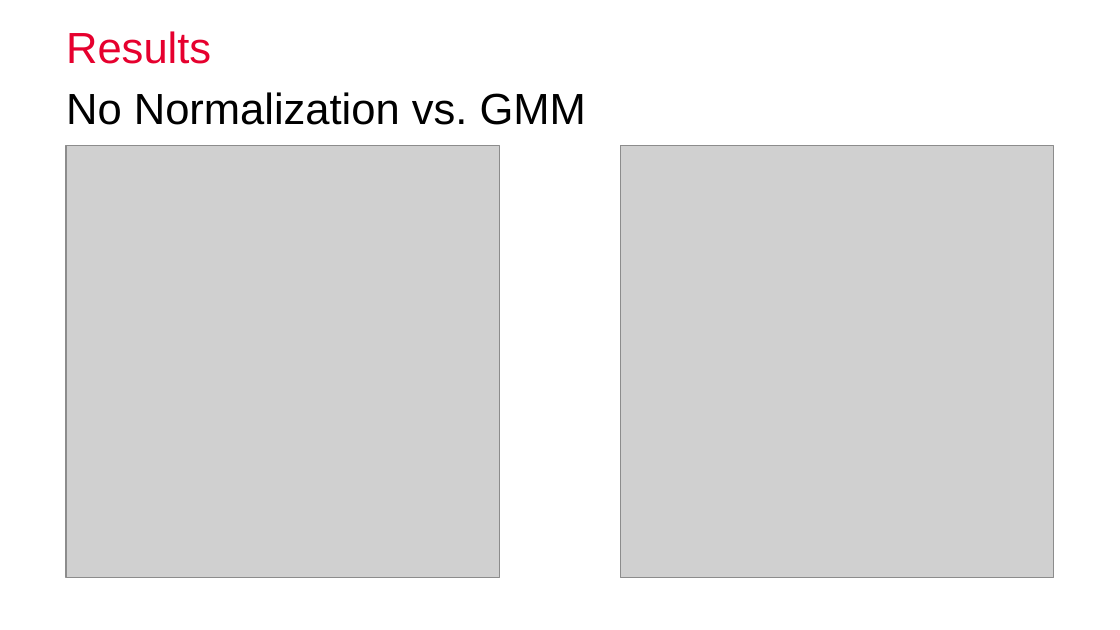
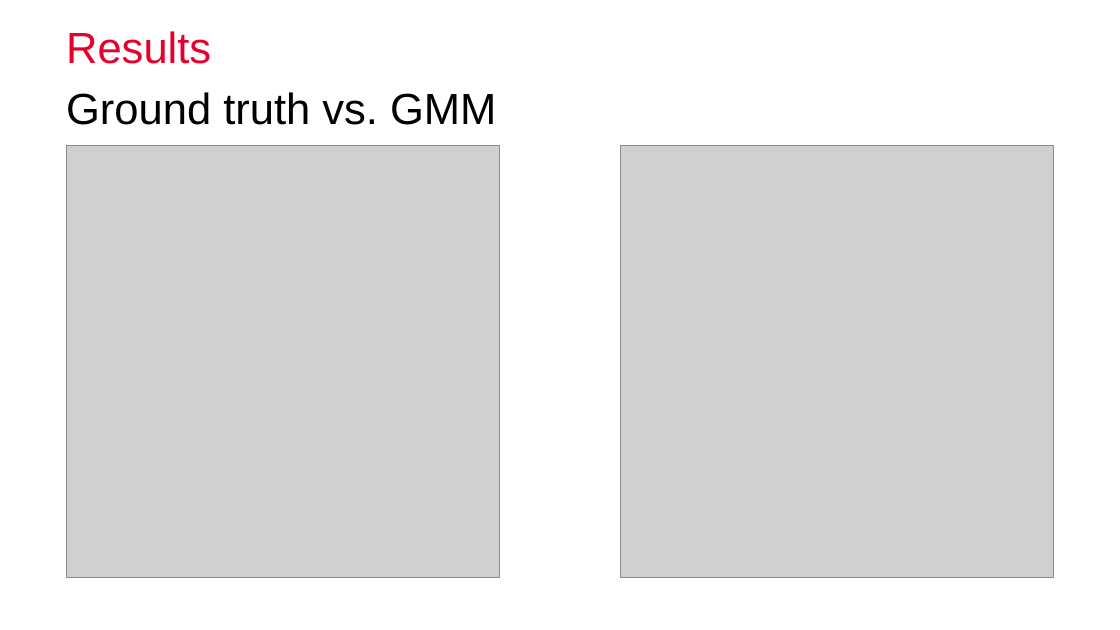
Before and after one commit to nibill/MIALab-1, a slide deck: slide 15 of Presentation/Final/FinalPresentation_Group3_BucheggerDuranWeber.pptx (slide 12 before the commit). Drawn at 1120x630 pixels with LibreOffice and Linux fonts; fonts in the diff are those of the drawing; grey boxes stand for pictures; background and template pictures are left out. Boxes give left, top, right and bottom in pixels: in the first picture for what was removed or moved away, otherwise in the second. Text is boxed around its words. In the diff, an @@ line names an element or a change of style, - is before the commit and + after.

```diff
--- a/Presentation/Final/FinalPresentation_Group3_BucheggerDuranWeber.pptx
+++ b/Presentation/Final/FinalPresentation_Group3_BucheggerDuranWeber.pptx
@@ text at [66,92,496,125]: text changed @@
-No Normalization vs. GMM
+Ground truth vs. GMM
```
Also in this commit, not shown: 6 other slides changed, 12 slides added, 8 slides removed, 1 other file.
